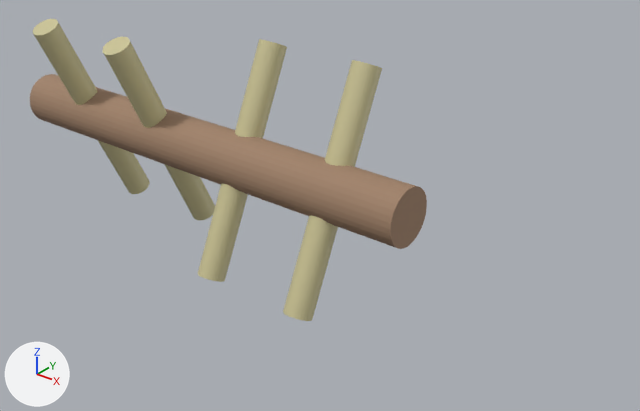
The glTF model assets/models/obstacle_barricade.glb, before and after one commit.
Both versions are drawn from a 50 mm camera at (2.21, -2.07, 1.57) aimed at (0.49, 0.08, 0.24). Lighting does not change. The marker at lower left points along +X, +Y and +Z. The older version comes first. Where no turn or scale is listed for an object, it has been applied to the vertices. Vertices at exactly the same position are counted once.
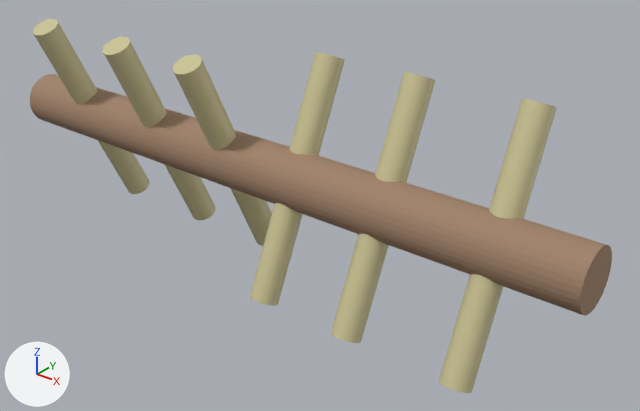
The newer file is also turned or shifted as a whole; pictures and numbers use the older file's frame.

Pixel boxes [x1, y1, x2, y2] of what changed, in the pictures (640 x 411 px):
```json
{"object": "Cylinder", "change": "moved, rescaled", "before": [30, 74, 427, 249], "after": [30, 74, 612, 316], "on screen": "46% wider, 38% taller"}
{"object": "Cylinder.004", "change": "moved", "before": [283, 60, 382, 321], "after": [250, 52, 345, 306]}
{"object": "Cylinder.003", "change": "moved, turned", "before": [198, 39, 287, 282], "after": [173, 54, 272, 246]}
{"object": "Cylinder.006", "change": "added", "after": [439, 99, 557, 393], "on screen": "beige"}
{"object": "Cylinder.005", "change": "added", "after": [331, 72, 435, 343], "on screen": "beige"}
```

The change, as JSON lines over the scene's bpy script:
```json
{"block": "me_cylinder", "where": "# used by ob_cylinder; location = (0.0, 0.0, 0.35)"}
{"op": "remove", "block": "me_cylinder", "code": "me_cylinder.from_pydata(...)  # 64 vertices, 124 faces; spans x -0.9..0.9, y -0.1..0.1, z -0.1..0.1"}
{"op": "add", "block": "me_cylinder", "code": "me_cylinder.from_pydata(...)  # 64 vertices, 124 faces; spans x -0.9..1.5, y -0.1..0.1, z -0.1..0.1"}
{"block": "me_cylinder", "change": "me_cylinder part 1: the whole mesh is scaled about its middle by (1.33, 1, 1), then moved by (0.3, 0.0, 0.0)"}
{"op": "set", "path": "ob_cylinder_003.location", "old": "(0.2, 0.0, 0.35)", "new": "(0.15, 0.0, 0.35)"}
{"op": "set", "path": "ob_cylinder_003.rotation_euler", "old": "(-0.436, 0.0, 0.0)", "new": "(0.436, 0.0, 0.0)", "note": "degrees (-25, 0, 0) -> degrees (25, 0, 0)"}
{"op": "set", "path": "ob_cylinder_004.location", "old": "(0.6, 0.0, 0.35)", "new": "(0.45, 0.0, 0.35)"}
{"op": "add", "block": "ob_cylinder_006", "code": ["ob_cylinder_006 = bpy.data.objects.new('Cylinder.006', me_cylinder_004.copy())  # the mesh of ob_cylinder_004", "ob_cylinder_006.location = (1.2, 0.0, 0.35)"]}
{"op": "add", "block": "ob_cylinder_005", "code": ["ob_cylinder_005 = bpy.data.objects.new('Cylinder.005', me_cylinder_004.copy())  # the mesh of ob_cylinder_004", "ob_cylinder_005.location = (0.8, 0.0, 0.35)"]}
```
